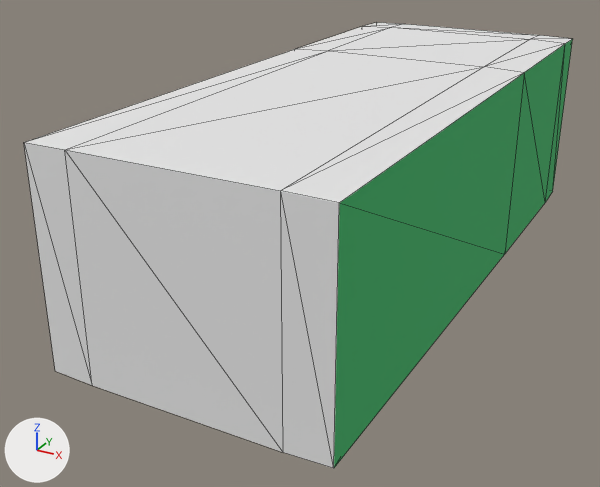
The glTF model scenes/cornell.glb, before and after one commit.
Rendered twice from a 50 mm camera at (5.12, -14.16, 5.69) aimed at (-0.64, -3.68, 0.45). Every picture has the same lights, and +X, +Y and +Z are marked at lower left. Mesh edges are drawn as thin lines. Vertices at the same position are counted once.

Objects in the first picture: 'Room'.
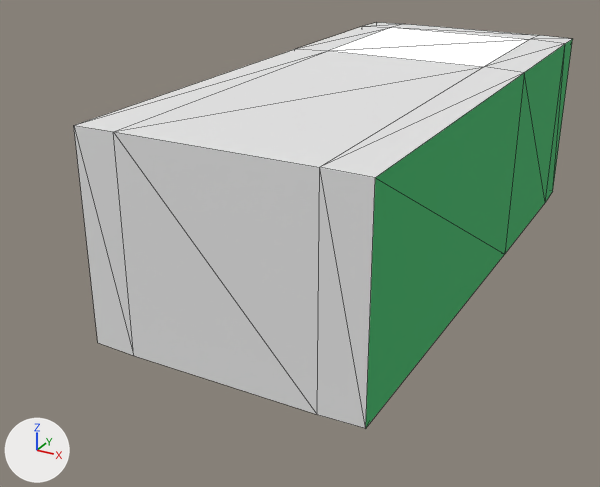
Location of each change, (x1, y1, x2, y2) in pixels of the pictures (600 x 487 px; the box of a moved part takes in the faces that stretch with it):
'Room', reshaped (9% narrower, 9% shorter)
    before: (24, 22, 573, 468)
    after: (74, 22, 573, 428)
part 1 of me_cube, moved or reshaped
    before: (24, 51, 505, 468)
    after: (74, 51, 505, 428)

Patch to the scene script:
```diff
--- a/scenes/cornell.glb.py
+++ b/scenes/cornell.glb.py
@@ mat_light @@
+mat_light = principled_material('Light')
+mat_light.base_color = (0.8, 0.8, 0.8)  # white #e7e7e7
+mat_light.emission_strength = 1.0
@@ me_cube @@
 me_cube.from_pydata(...)  # 64 vertices, 120 faces; spans x -2.0..2.0, y -7.72..2.07, z -0.1..3.0
 # used by ob_room; location = (0.0, 0.0, 0.0)
+# me_cube part 1: all 16 vertices in x -1.99..1.99, y -7.72..-7.65, z -0.07..2.97 are moved by (0.0, 0.8, 0.0)
 me_cube.materials.append(mat_white)
@@ me_cube @@
 me_cube.materials.append(mat_red)
+me_cube.materials.append(mat_light)  # white #e7e7e7
```
